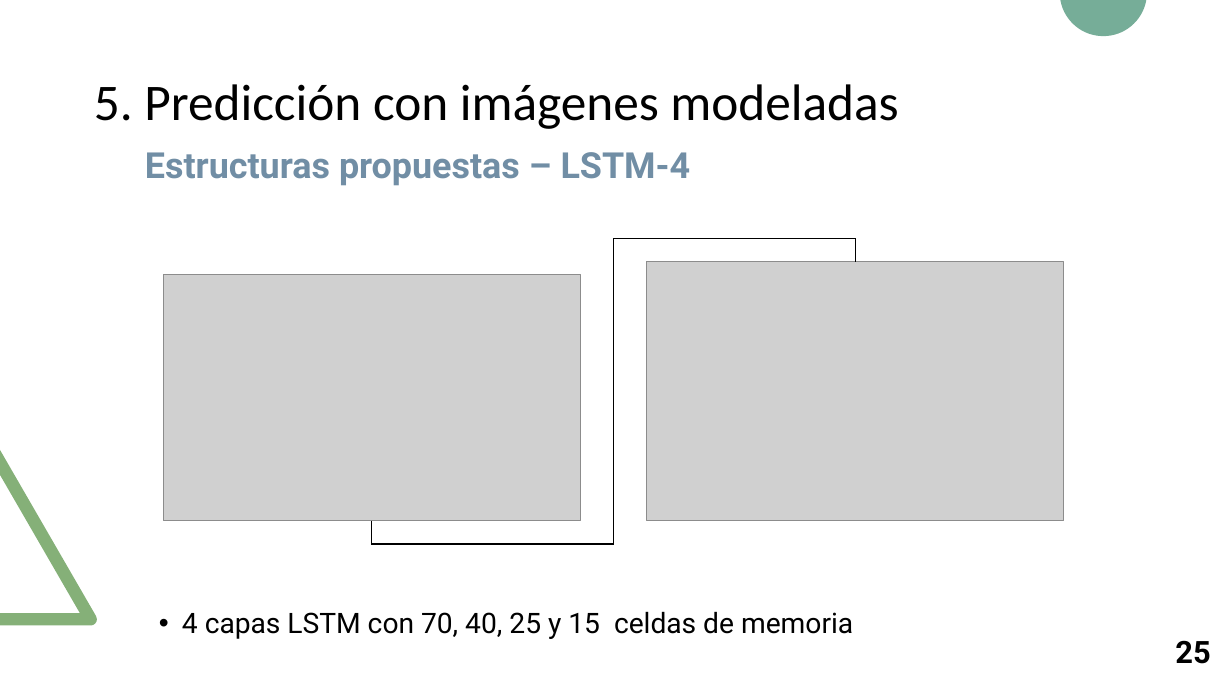
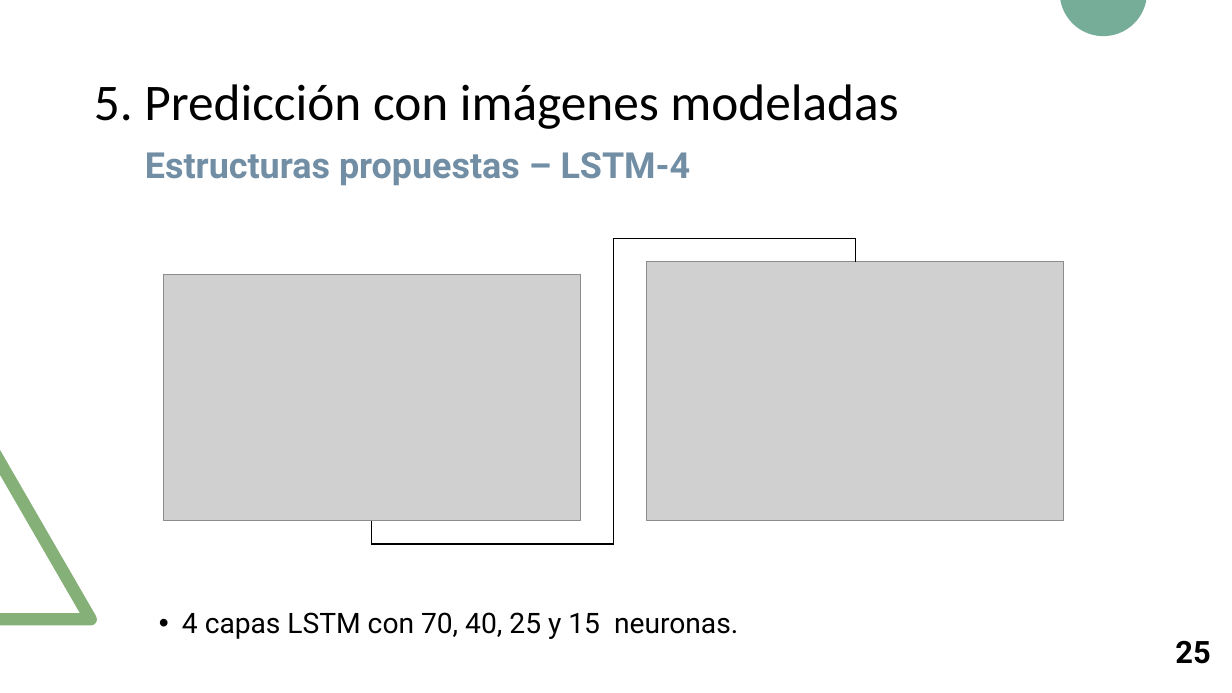
Before and after one commit to RoboticsLabURJC/2017-tfm-nuria-oyaga, a slide deck: slide 26 of Documentation/Presentacion-TFM/Presentacion-TFM.pptx. Drawn at 1232x693 pixels with LibreOffice and Linux fonts; fonts in the diff are those of the drawing; grey boxes stand for pictures. Boxes give left, top, right and bottom in pixels: in the first picture for what was removed or moved away, otherwise in the second. Text is boxed around its words. In the diff, an @@ line names an element or a change of style, - is before the commit and + after.

```diff
--- a/Documentation/Presentacion-TFM/Presentacion-TFM.pptx
+++ b/Documentation/Presentacion-TFM/Presentacion-TFM.pptx
@@ text at [182,612,738,639]: text changed @@
-• 4 capas LSTM con 70, 40, 25 y 15 celdas de memoria
+• 4 capas LSTM con 70, 40, 25 y 15 neuronas.
```
Also in this commit, not shown: 20 other slides changed, 1 other file.
